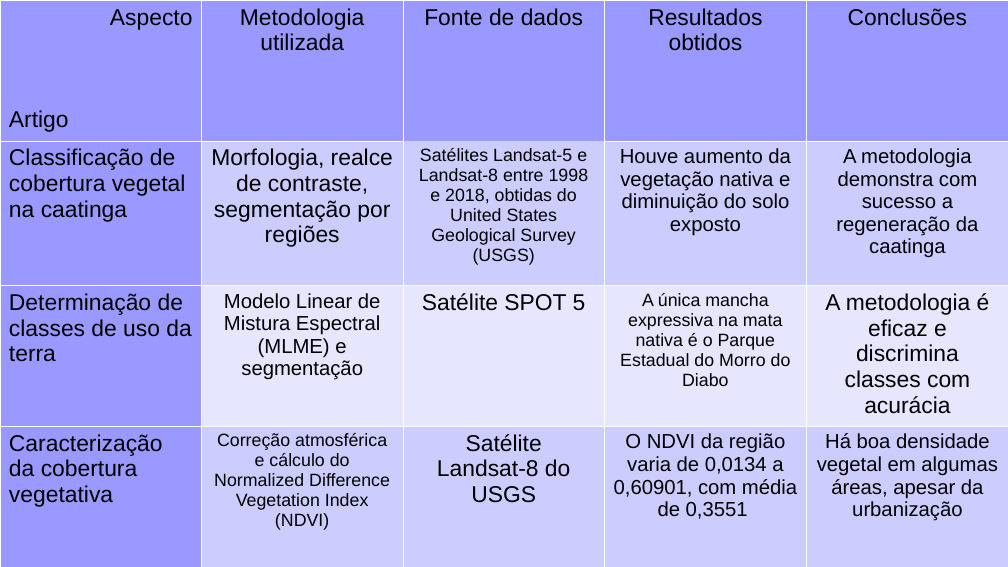
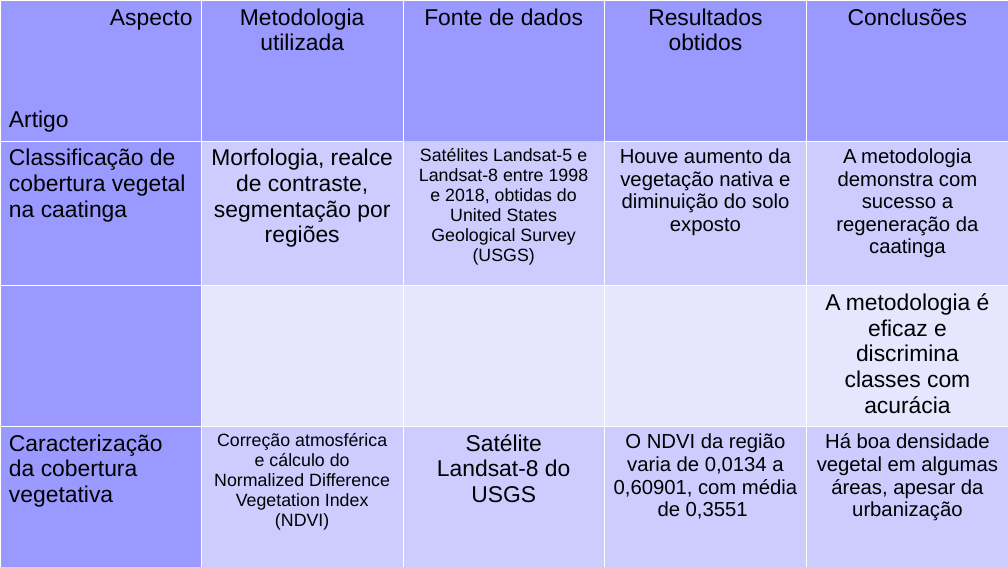
Before and after one commit to joao-martinho/disciplina_PI_2025-1, a slide deck: slide 2 of Trabalho final/seminario.odp. Drawn at 1008x567 pixels with LibreOffice and Linux fonts; fonts in the diff are those of the drawing. Boxes give left, top, right and bottom in pixels: in the first picture for what was removed or moved away, otherwise in the second. Text is boxed around its words. In the diff, an @@ line names an element or a change of style, - is before the commit and + after.

```diff
--- a/Trabalho final/seminario.odp
+++ b/Trabalho final/seminario.odp
@@ table at bbox=[0, 0, 1008, 567] @@
-row 3: Determinação de classes de uso da terra | Modelo Linear de Mistura Espectral (MLME) e segmentação | Satélite SPOT 5 | A única mancha expressiva na mata nativa é o Parque Estadual do Morro do Diabo | A metodologia é eficaz e discrimina classes com acurácia
+row 3:  |  |  |  | A metodologia é eficaz e discrimina classes com acurácia
```
Also in this commit, not shown: 14 other files.
